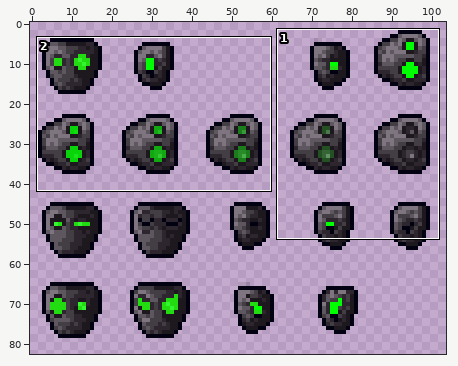
Two versions of one sprite sheet, graphics/sprites/equipment/head/blinkingevil.png. The first picture is a wide view before the edit; the outline marks the close-up.
Close-up. Earlier state:
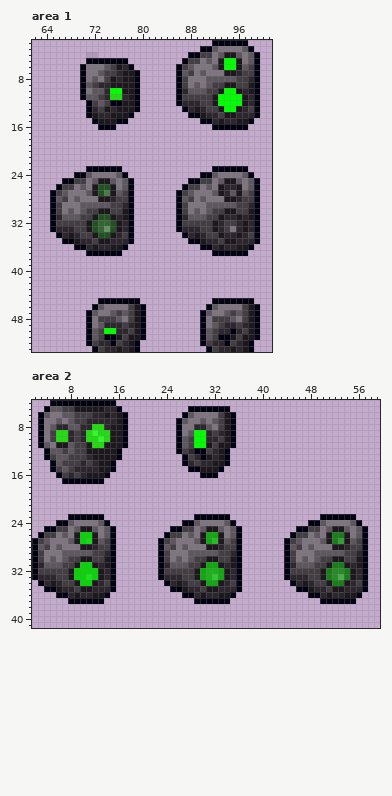
The file is 105x84 pixels. Pixels under 10% opacity are left out. Colours within 5 levels of each other are drawn and written as one. Shown: area 1: x 62..101, y 2..53; area 2: x 2..59, y 4..41. The wide view leaves out empty margins. The commit also changed other parts of the picture, which this record leaves out.
After the commit:
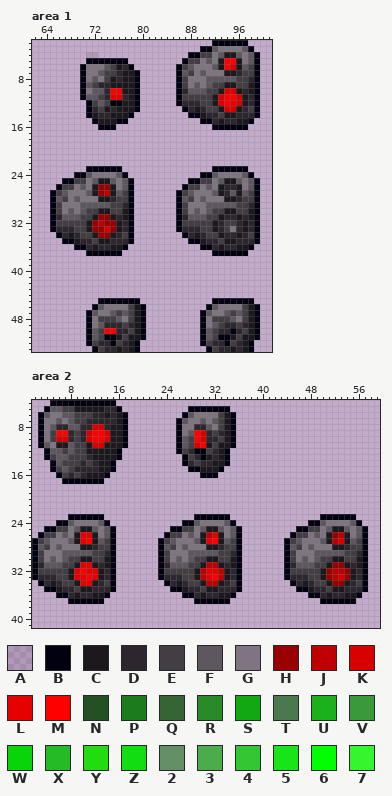
Palette (. is transparent): A #0101111b  B #010111  C #1d181e  D #2d262e  E #433e43  F #5e575f  G #7e7580  H #990000  J #be0000  K #d90000  L #e60000  M #ff0000  N #245124  P #1b7c1b  Q #356435  R #288b28  S #12a812  T #4b784c  U #1ab11a  V #389a39  W #09d309  X #25bb26  Y #22db10  Z #12dd13  2 #649066  3 #4bac4c  4 #32c733  5 #19e319  6 #00ff00  7 #33f62f
Change:
Changed rows in their new state; - is an unchanged pixel.
Area 1:
first column x 94:
 5 MM
 6 MK
first column x 75:
10 MM-----------------KK-
11 LL----------------KMMK
12 ------------------KMLK
13 -------------------KK-
first column x 73:
26 HH
27 HJ
first column x 72:
31 -HH-
32 HJHH
33 HHKH
34 -HH-
first column x 74:
50 MM
Area 2:
first column x 6:
 8 ------KK-----------------
 9 MM---KMMK--------------MK
10 KK---KMMK--------------MK
11 ------KK---------------KM
first column x 10:
26 LL-------------------JL-------------------HJ
27 LM-------------------LM-------------------JK
first column x 9:
31 -LL-------------------JJ-------------------HH-
32 LMLL-----------------JLLJ-----------------HJJH
33 LLML-----------------JLMJ-----------------HJKH
34 -LL-------------------JJ-------------------HH-
